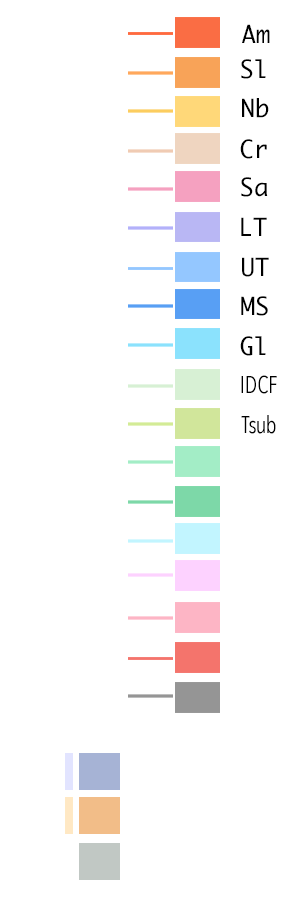
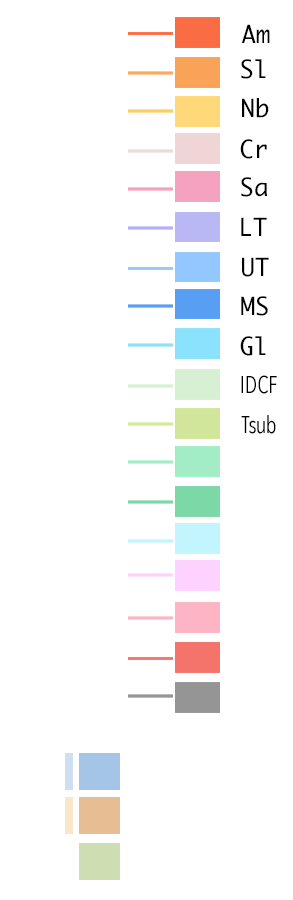
Two versions of the same layered image (293x900). Layer-by-layer changes:
painted on "レイヤー 3 コピー 6" (1st of 3, in "Vignelli コピー 2") over [128, 149, 173, 153]
painted on "レイヤー 3 コピー 29" over [175, 133, 220, 164]
painted on "レイヤー 4" over [65, 753, 120, 880]
